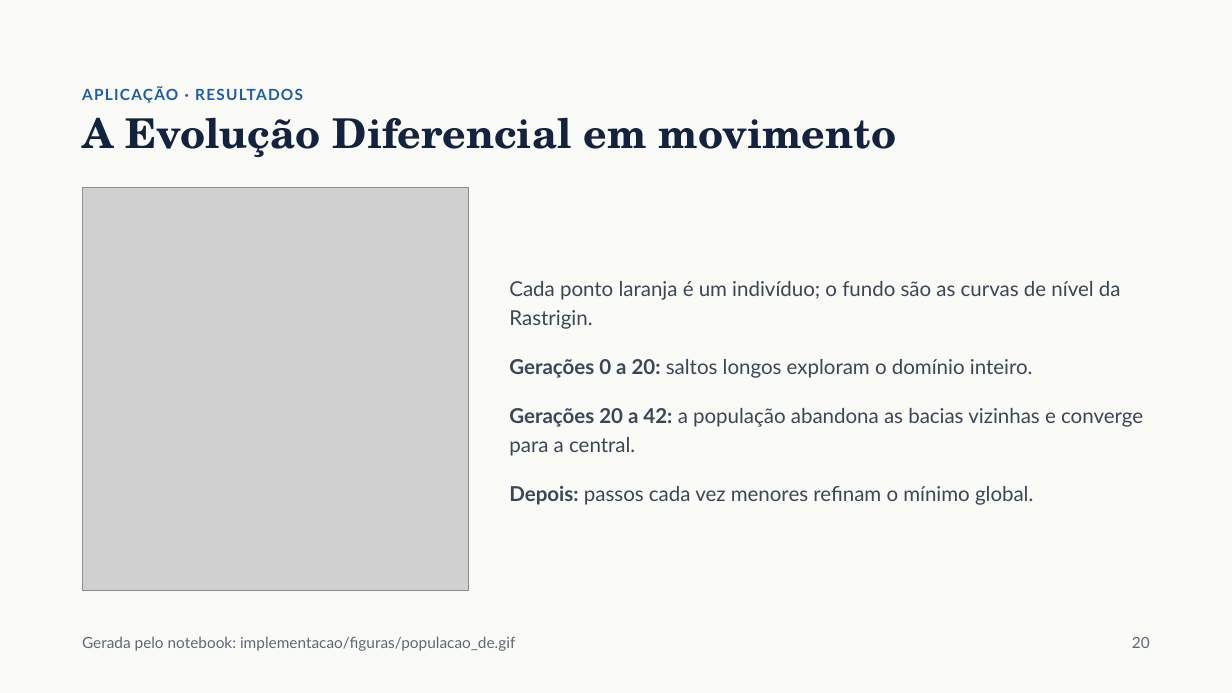
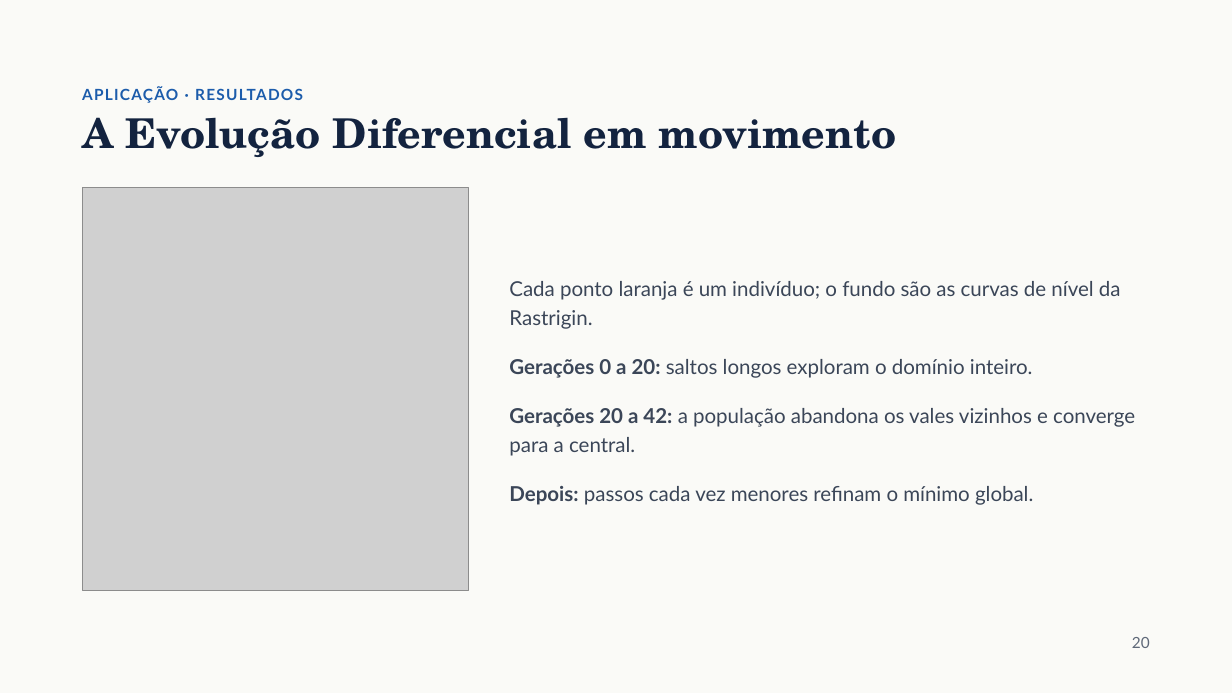
Before and after one commit to falconeee/opt-meta-heuristicas, a slide deck: slide 18 of Seminario/slides/Uma_introducao_a_Evolucao_Diferencial.pptx (slide 20 before the commit). Drawn at 1232x693 pixels with LibreOffice and Linux fonts; fonts in the diff are those of the drawing; grey boxes stand for pictures. Boxes give left, top, right and bottom in pixels: in the first picture for what was removed or moved away, otherwise in the second. Text is boxed around its words. In the diff, an @@ line names an element or a change of style, - is before the commit and + after.

```diff
--- a/Seminario/slides/Uma_introducao_a_Evolucao_Diferencial.pptx
+++ b/Seminario/slides/Uma_introducao_a_Evolucao_Diferencial.pptx
@@ text at (509,408,1135,456): text changed @@
-Gerações 20 a 42: a população abandona as bacias vizinhas e converge para a central.
+Gerações 20 a 42: a população abandona os vales vizinhos e converge para a central.
@@ text removed at (82,636,515,651) @@
-Gerada pelo notebook: implementacao/figuras/populacao_de.gif
```
Also in this commit, not shown: 13 other slides changed, 1 slide added, 4 slides removed, 19 other files.
